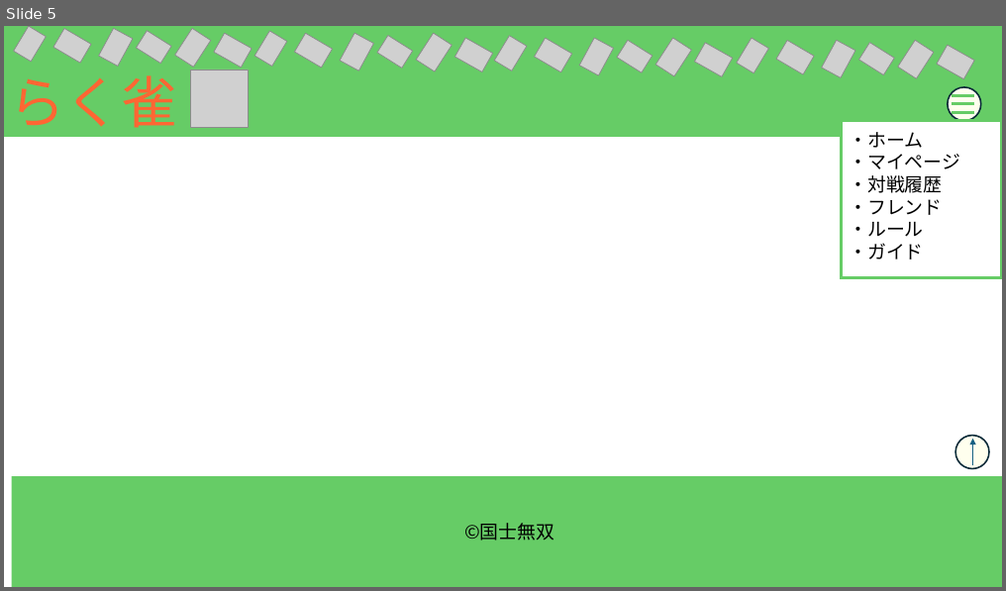
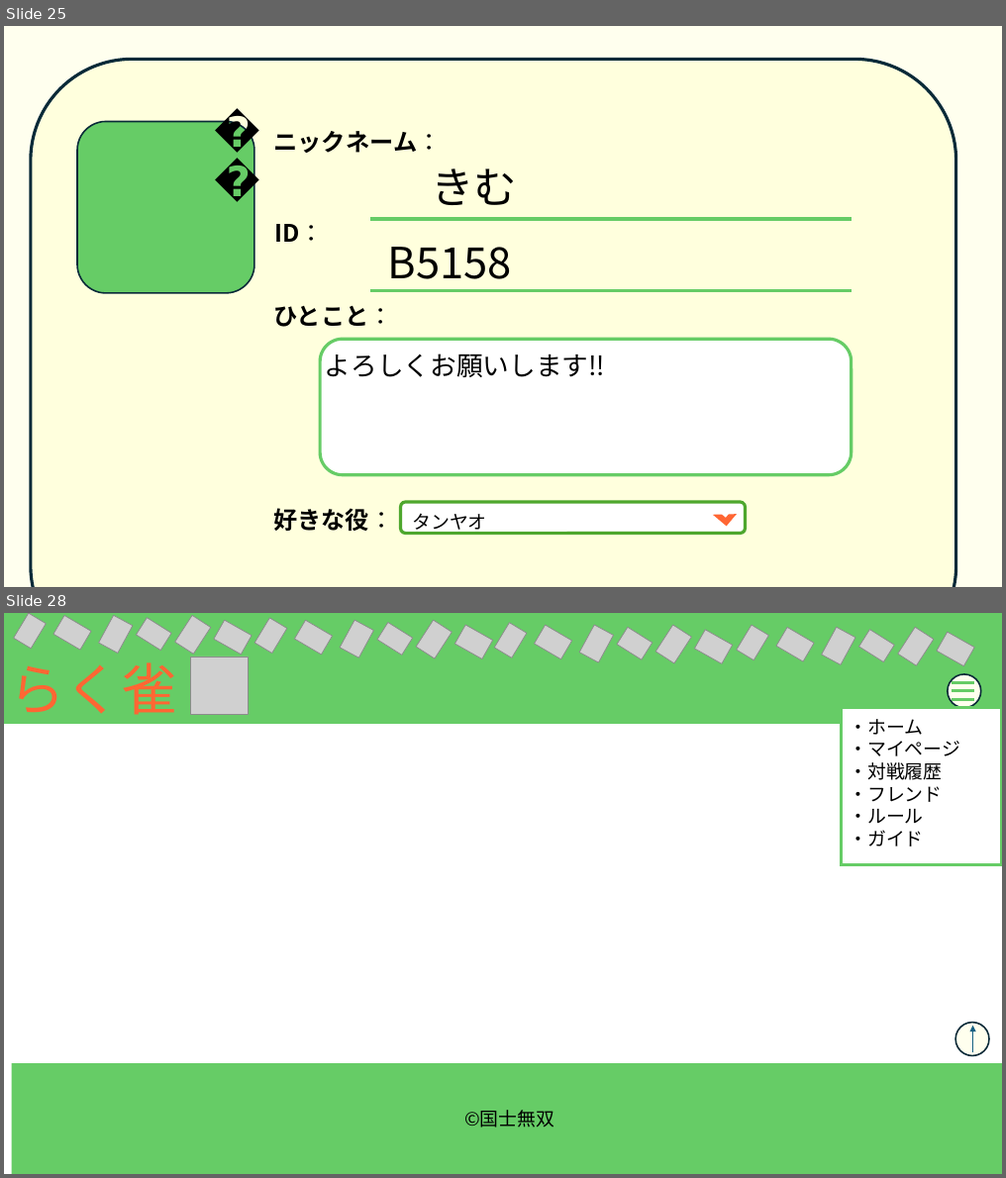
Before and after one commit to plusdojo2024/B5, a slide deck: doc/02_外部設計/外部設計_麻雀アプリ.pptx. Shown one above the other, each under a label of ours: slide 5 before the commit, slides 25 and 28 after it; the slides between them are not shown. The pictures are 1006x591 and 1006x1178 pixels, drawn with LibreOffice and Linux fonts; fonts in the diff are those of the drawing; grey boxes stand for pictures. Boxes give left, top, right and bottom in pixels: in the first picture for what was removed or moved away, otherwise in the second. Text is boxed around its words. In the diff, an @@ line names an element or a change of style, - is before the commit and + after.

```diff
--- a/doc/02_外部設計/外部設計_麻雀アプリ.pptx
+++ b/doc/02_外部設計/外部設計_麻雀アプリ.pptx
@@ slide 25 added at box(4, 26, 1002, 587), background #FFFFEE @@
@@ rounded rectangle added at box(31, 59, 957, 587), fill #FFFFDD, outline #092A39 3 pt @@
@@ text added at box(207, 101, 236, 160), 40 pt, text #000000, bold @@
+🔰
@@ rounded rectangle added at box(77, 122, 254, 293), fill #66CC66, outline #092A39 1.5 pt @@
@@ text added at box(273, 131, 441, 153), 23.1 pt, text #000000, bold @@
+ニックネーム：
@@ text added at box(431, 169, 517, 205), 41.5 pt, text #000000 @@
+きむ
@@ text added at box(274, 224, 324, 242), 23.1 pt, text #000000, bold @@
+ID：
@@ line added from (370, 219) to (851, 219), #66CC66 3 pt @@
@@ text added at box(388, 247, 512, 279), 41.5 pt, text #000000 @@
+B5158
@@ line added from (370, 291) to (851, 291), #66CC66 3 pt @@
@@ text added at box(273, 306, 393, 327), 23.1 pt, text #000000, bold @@
+ひとこと：
@@ rounded rectangle added at box(320, 339, 851, 475), fill #FFFFFF, outline #66CC66 3 pt @@
@@ text added at box(325, 349, 606, 377), 25.4 pt, text #000000 @@
+よろしくお願いします‼
@@ text added at box(273, 508, 487, 535), 23 pt, text #000000 @@
+好きな役： タンヤオ
@@ rounded rectangle added at box(401, 502, 746, 534), fill #FFFFFF, outline #4EA72E 3 pt @@
@@ half frame added at box(715, 505, 735, 526), fill #FF6633, outline #FF6633 1.5 pt @@
@@ what was slide 5 is now slide 28 @@
```
Also in this commit, not shown: 21 slides changed, 2 other slides added, 3 other files.
